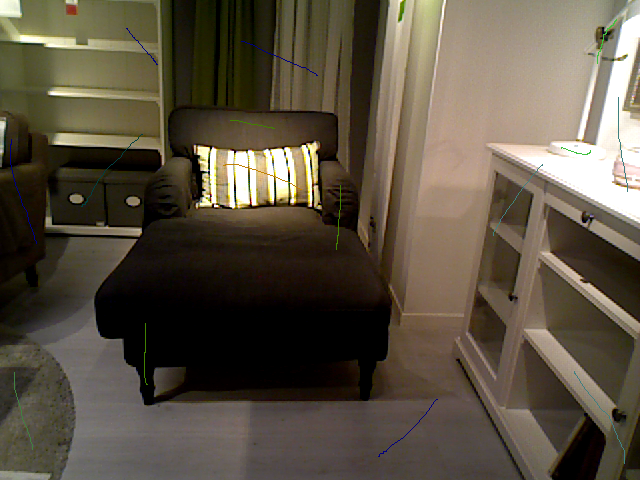
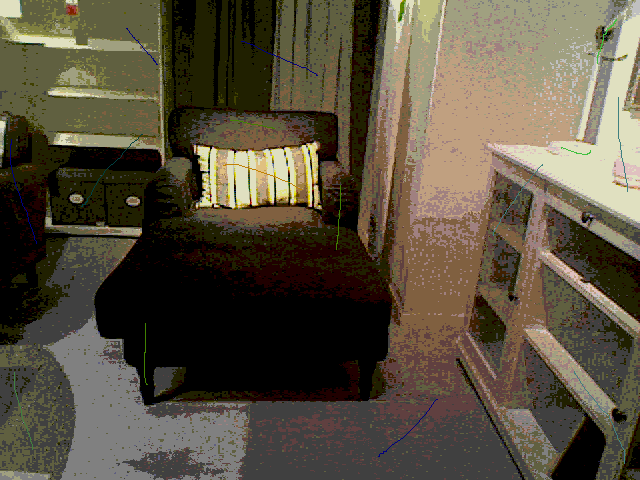
Comparing the layer stacks of the two 640x480 images. Changes:
painted on "14.png" over [0, 0, 640, 480]
